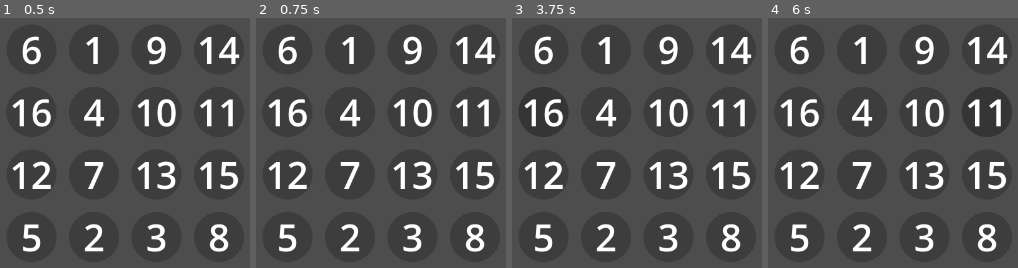
Above: before the commit, frames 1-4 (left to right).
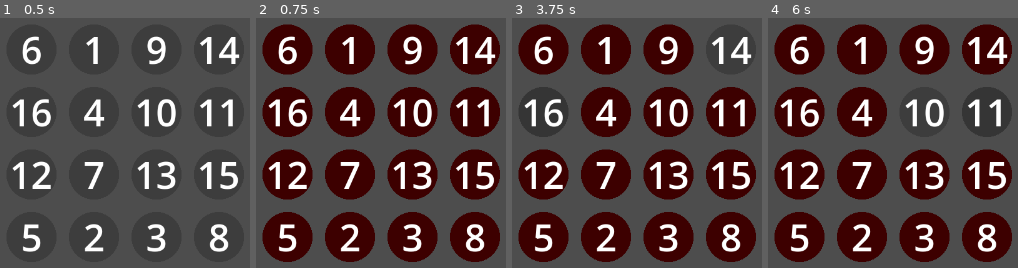
Above: after the commit, the same moments.

Repository: SHKBRD/GameOfRiskCyber
Game: Godot game, scene res://scenes/game_scene.tscn
The game is run twice, just before and just after one commit, with the same random seed, the same clock (stepped at 60 frames per second) and the same inputs.
Inputs (mouse positions are in pixels of both pictures, inside the frame that each line leads up to):
- Up to frame 1 (0.5 s): no input
- Up to frame 2 (0.75 s): tap Enter at 0.5 s; move the mouse to (288, 50) at 0.52 s; click (288, 50) at 0.6 s
- Up to frame 3 (3.75 s): tap Space at 1.25, 2.75 s; move the mouse to (607, 50) at 1.27 s; tap T (Check) at 1.35, 3.6 s; click (607, 50) at 1.55 s; tap Enter at 2, 3.5 s; move the mouse to (669, 50) at 2.02 s; click (669, 50) at 2.1 s; move the mouse to (732, 50) at 2.77 s; click (732, 50) at 2.85 s; move the mouse to (544, 113) at 3.52 s
- Up to frame 4 (6 s): click (800, 113) at 3.8 s; tap Space at 4.25 s; move the mouse to (863, 113) at 4.27 s; click (863, 113) at 4.35 s; move the mouse to (925, 113) at 5.02 s; click (925, 113) at 5.1 s; move the mouse to (988, 113) at 5.77 s; tap T (Check) at 5.85 s

Frame 1 is identical in both runs. In frame 2, 44% of the frame differs, in the area x 2-98%, y 2-98%; in frame 3, 39%; in frame 4, 39%.

Commit message:
add progress

Diff:
--- a/scripts/number_grid.gd
+++ b/scripts/number_grid.gd
@@ -1,5 +1,8 @@
 extends Node2D
 class_name NumberGrid
+
+signal won_round()
+signal lost_round()
 
 static var numpadNumber: PackedScene = preload("res://scenes/numpad_number.tscn")
 
@@ -11,6 +14,8 @@
 var connectOrder: int = 0
 var currentNumber: int = -1
 var dragging: bool = false
+
+var readyToResetWin: bool = false
 
 func _ready() -> void:
 	init_numbers()
@@ -25,6 +30,27 @@
 		if btn.number == num:
 			return btn
 	return null
+
+func update_buttons_to_default() -> void:
+	var buttonChildren: Array = get_children()
+	for button: NumpadNumber in buttonChildren:
+		button.self_modulate = Color.WHITE
+
+func init_win_round() -> void:
+	won_round.emit()
+	readyToResetWin = true
+
+	var buttonChildren: Array = get_children()
+	for button: NumpadNumber in buttonChildren:
+		button.self_modulate = Color.GREEN
+
+func init_lose_round() -> void:
+	lost_round.emit()
+	var buttonChildren: Array = get_children()
+	for button: NumpadNumber in buttonChildren:
+		button.self_modulate = Color.RED
+
+	reset_progress()
 
 func update_connect_line() -> void:
 	if connectOrder != 0 and connectLine.points.size() != 0:
@@ -41,7 +67,7 @@
 func handle_input():
 	if Input.is_action_just_pressed("NumpadButtonPressed"):
 		dragging = true
-		print(currentNumber)
+		update_buttons_to_default()
 		if currentNumber != -1:
 			_on_number_just_hovered(get_number(currentNumber))
 			connectLine.add_point(get_number(1).position)
@@ -50,7 +76,8 @@
 			connectOrder = -1
 	if Input.is_action_just_released("NumpadButtonPressed"):
 		dragging = false
-		reset_progress()
+		if not readyToResetWin:
+			init_lose_round()
 
 func init_numbers() -> void:
 	var numberButtons: Array = []
@@ -87,13 +114,16 @@
 			if currentNumber != 1:
 				add_connect_points(currentNumber)
 
+			if connectOrder == width*height:
+				init_win_round()
 		elif numberObj.number <= connectOrder:
 			pass
 		else:
-			reset_progress()
-	print()
-	print("ORDER: " + str(connectOrder))
-	print("CURRENT: " + str(currentNumber))
+			init_lose_round()
+
+	#print()
+	#print("ORDER: " + str(connectOrder))
+	#print("CURRENT: " + str(currentNumber))
 
 func _on_number_just_leaved(numberObj: NumpadNumber) -> void:
 	currentNumber = -1
--- a/scripts/numpad_button.gd
+++ b/scripts/numpad_button.gd
@@ -15,24 +15,23 @@
 func _process(delta: float) -> void:
 	if Input.is_action_just_released("Check"):
 		pass
-	if confirmed:
-		self_modulate = Color.BLUE
 
 
 func confirm_number() -> void:
 	confirmed = true
+	self_modulate = Color.BLUE
 
 func reset() -> void:
 	confirmed = false
 
-	self_modulate = Color.WHITE
-
 func _on_area_2d_mouse_entered() -> void:
 	readInput = true
 	mouse_hovered.emit(self)
-	self_modulate = Color(0.5, 0.5, 0.5, 0.5)
+	if not get_parent().dragging:
+		self_modulate = Color(0.5, 0.5, 0.5, 0.5)
 
 func _on_area_2d_mouse_exited() -> void:
 	readInput = false
 	mouse_left.emit(self)
-	self_modulate = Color(1.0, 1.0, 1.0, 1.0)
+	if not get_parent().dragging:
+		self_modulate = Color(1.0, 1.0, 1.0, 1.0)
